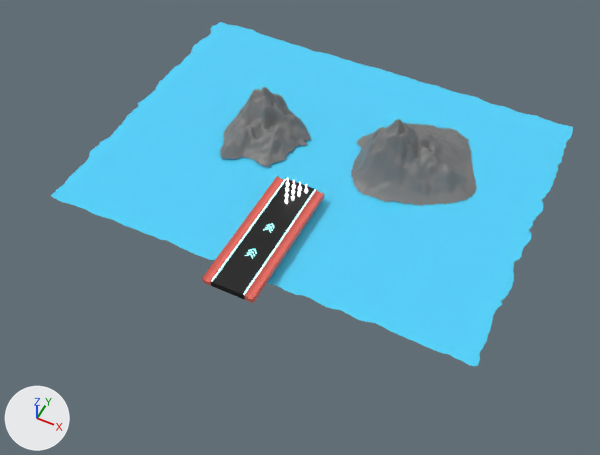
The glTF model BowlingSet2.glb: old version first, new version second.
Both versions are drawn from a 50 mm camera at (80.7, -139.3, 183.1) aimed at (3.1, 15.8, -10.8). The lights are fixed; the arrows at lower left show +X, +Y and +Z. Where no turn or scale is listed for an object, it has been applied to the vertices. Vertices at the same position are counted once.

Script lines for the objects in view, before the commit:
```python
ob_landscape_001 = bpy.data.objects.new('Landscape.001', me_landscape_006)
ob_landscape_001.location = (-23.3, 38.1, -7.8)
ob_pin1_001 = bpy.data.objects.new('Pin1.001', me_cubeziercurve_002)
ob_pin1_001.location = (-1.1, 15.2, 1.1)
ob_pin1_002 = bpy.data.objects.new('Pin1.002', me_cubeziercurve_003)
ob_pin1_002.location = (0.0, 17.4, 1.1)
ob_pin1_003 = bpy.data.objects.new('Pin1.003', me_cubeziercurve_004)
ob_pin1_003.location = (-0.9, 19.6, 1.1)
ob_pin1_004 = bpy.data.objects.new('Pin1.004', me_cubeziercurve_005)
ob_pin1_004.location = (1.1, 15.2, 1.1)
ob_pin1_005 = bpy.data.objects.new('Pin1.005', me_cubeziercurve_006)
ob_pin1_005.location = (-2.1, 17.4, 1.1)
ob_pin1_006 = bpy.data.objects.new('Pin1.006', me_cubeziercurve_007)
ob_pin1_006.location = (2.0, 17.4, 1.1)
ob_pin1_007 = bpy.data.objects.new('Pin1.007', me_cubeziercurve_008)
ob_pin1_007.location = (-3.0, 19.6, 1.1)
ob_plane = bpy.data.objects.new('Plane', me_plane_001)
ob_plane.location = (0.0, 38.7, -2.8)
# also in view: 'Cube.002' at (0.0, 0.0, 0.0); 'Cube.001' at (6.7, 0.0, 0.0); 'Cube.003' at (-6.7, 0.0, 0.0); 'Landscape.005' at (27.4, 51.0, 7.5)
```
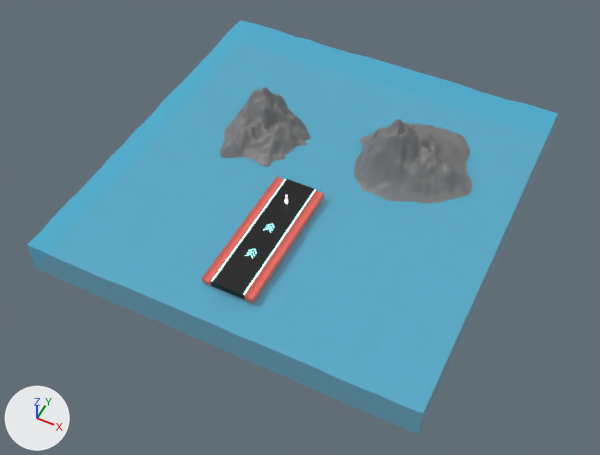
Location of each change, [x1, y1, x2, y2] in pixels of the pictures (600 x 455 px; the box of a moved part takes in the faces that stretch with it):
'sea', added (cyan)
    after: [27, 20, 558, 434]
'Plane', deleted (cyan)
    before: [51, 22, 573, 366]
'Cube.001', mesh rescaled (33% wider, 8% taller)
    before: [244, 190, 324, 303]
    after: [210, 178, 317, 300]
'Cube.002', mesh rescaled (23% narrower, 10% shorter)
    before: [210, 178, 317, 300]
    after: [202, 176, 284, 286]
'Cube', now drawn
    after: [244, 190, 324, 303]
'Cube.003', no longer drawn
    before: [202, 176, 284, 286]
'Pin1.006', deleted
    before: [297, 187, 301, 197]
'Pin1.008', deleted
    before: [304, 184, 308, 194]
'Pin1.004', deleted
    before: [291, 191, 295, 201]
'Pin1.002', deleted
    before: [291, 185, 295, 194]
'Pin1.005', deleted
    before: [285, 183, 289, 193]
'Pin1.007', deleted
    before: [286, 177, 290, 187]
'Pin1.003', deleted
    before: [292, 180, 296, 189]
'Pin1.009', deleted
    before: [299, 182, 302, 191]
'Pin1.001', deleted
    before: [285, 189, 289, 198]
part 1 of me_cube, moved or reshaped
    both: [244, 190, 324, 303]
part 2 of me_cube_002, moved or reshaped
    both: [202, 176, 284, 286]

Edits to the bpy script that builds the scene:
```text
Add mat_water:
    mat_water = principled_material('water')
    mat_water.base_color = (0.0823, 0.665, 1.0)  # cyan #51d5ff
    mat_water.roughness = 0.0545
    mat_water.alpha = 0.5
Change me_cube_002:
    where me_cube_002.from_pydata(...)  # 85 vertices, 166 faces; spans x -1.4..1.4, y -22.6..22.6, z -1.0..1.0
    used by ob_cube_003; location = (-6.7, 0.0, 0.0)
    me_cube_002 part 2: the whole mesh is scaled about its middle by (0.738, 0.0442, 1)
Add me_sea:
    me_sea.from_pydata(...)  # 760 vertices, 1426 faces; spans x -61.9..61.8, y -63.7..63.8, z -8.4..2.7
    me_sea.materials.append(mat_water)  # cyan #51d5ff
Change ob_cube_001:
    ob_cube_001: bpy.data.objects.new('Cube.001', me_cube) -> bpy.data.objects.new('Cube.001', me_cube_001)
Change ob_cube_002:
    ob_cube_002: bpy.data.objects.new('Cube.002', me_cube_001) -> bpy.data.objects.new('Cube.002', me_cube_002)
Remove ob_plane:
    ob_plane = bpy.data.objects.new('Plane', me_plane_001)
    ob_plane.location = (0.0, 38.7, -2.8)
Remove ob_pin1_001:
    ob_pin1_001 = bpy.data.objects.new('Pin1.001', me_cubeziercurve_002)
    ob_pin1_001.location = (-1.1, 15.2, 1.1)
Remove ob_pin1_002:
    ob_pin1_002 = bpy.data.objects.new('Pin1.002', me_cubeziercurve_003)
    ob_pin1_002.location = (0.0, 17.4, 1.1)
Remove ob_pin1_003:
    ob_pin1_003 = bpy.data.objects.new('Pin1.003', me_cubeziercurve_004)
    ob_pin1_003.location = (-0.9, 19.6, 1.1)
Remove ob_pin1_004:
    ob_pin1_004 = bpy.data.objects.new('Pin1.004', me_cubeziercurve_005)
    ob_pin1_004.location = (1.1, 15.2, 1.1)
Remove ob_pin1_005:
    ob_pin1_005 = bpy.data.objects.new('Pin1.005', me_cubeziercurve_006)
    ob_pin1_005.location = (-2.1, 17.4, 1.1)
Remove ob_pin1_006:
    ob_pin1_006 = bpy.data.objects.new('Pin1.006', me_cubeziercurve_007)
    ob_pin1_006.location = (2.0, 17.4, 1.1)
Remove ob_pin1_007:
    ob_pin1_007 = bpy.data.objects.new('Pin1.007', me_cubeziercurve_008)
    ob_pin1_007.location = (-3.0, 19.6, 1.1)
Remove ob_pin1_008:
    ob_pin1_008 = bpy.data.objects.new('Pin1.008', me_cubeziercurve_009)
    ob_pin1_008.location = (3.4, 19.6, 1.1)
Remove ob_pin1_009:
    ob_pin1_009 = bpy.data.objects.new('Pin1.009', me_cubeziercurve_010)
    ob_pin1_009.location = (1.3, 19.6, 1.1)
Add ob_sea:
    ob_sea = bpy.data.objects.new('sea', me_sea)
    ob_sea.location = (0.0, 30.7, -4.6)
```
